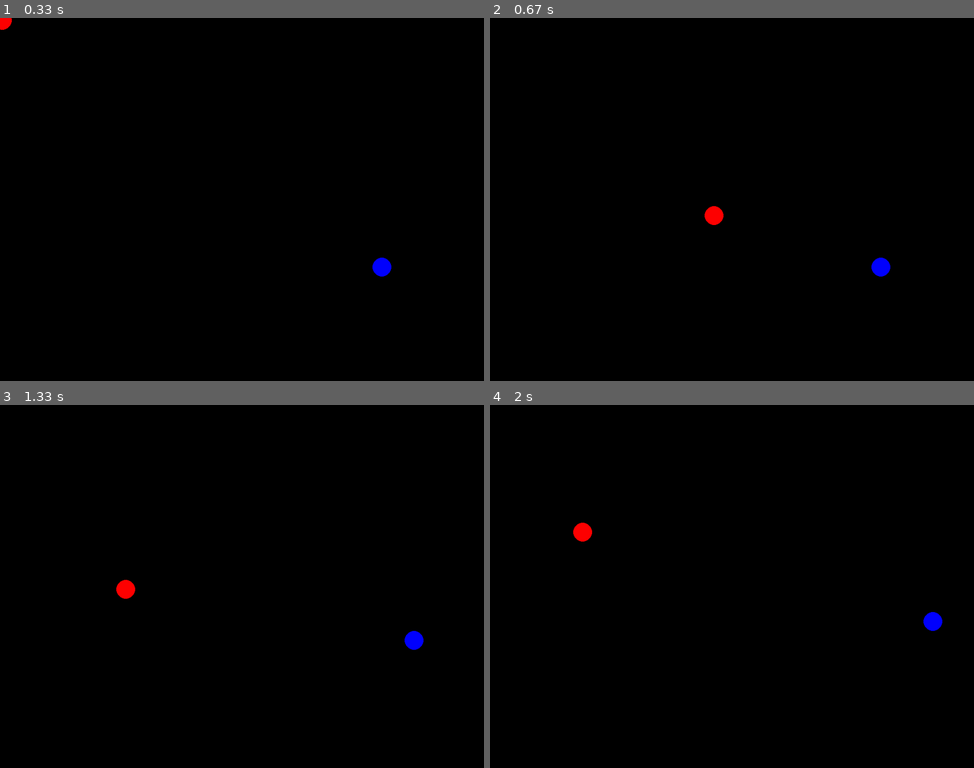
Above: before the commit, frames 1-4 (two rows, left to right).
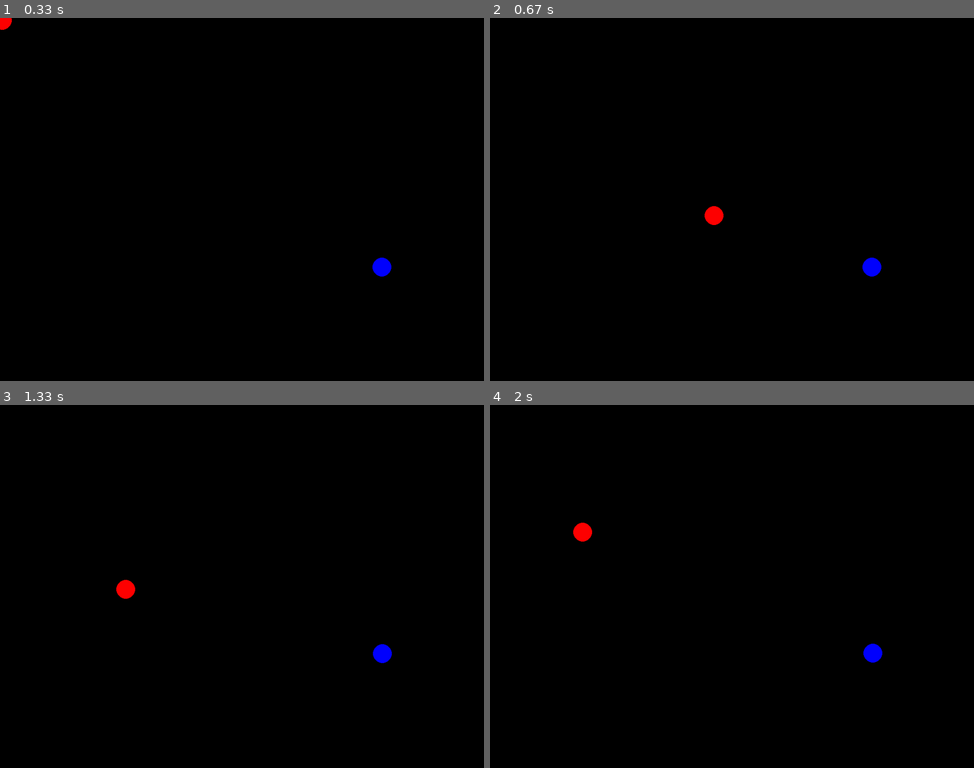
Above: after the commit, the same moments.

Repository: DiogoBotton/Python_Learn
Game: pygame game, started from AirHockey/colisao.py
Same seed, same stepped clock (60 frames per second), same inputs: the game is played once before the commit and once after it.
Inputs (mouse positions are in pixels of both pictures, inside the frame that each line leads up to):
- Up to frame 1 (0.33 s): no input
- Up to frame 2 (0.67 s): hold Right from 0.33 s (still down); move the mouse to (712, 214) at 0.37 s
- Up to frame 3 (1.33 s): release Right at 0.8 s; hold Up 0.83-1.13 s; move the mouse to (396, 575) at 0.87 s; hold Right from 1.17 s (still down); move the mouse to (125, 590) at 1.2 s
- Up to frame 4 (2 s): release Right at 1.63 s; hold Left from 1.67 s (still down); move the mouse to (581, 532) at 1.7 s

Frame 1 is identical in both runs. In frame 2, 0.2% of the frame differs, in the area x 76-83%, y 65-72%; in frame 3, 0.3%; in frame 4, 0.3%, in the area x 77-94%, y 57-71%.

Commit message:
airhockey concepts

Diff:
--- a/colisao.py
+++ b/AirHockey/colisao.py
@@ -33,12 +33,15 @@
     x, y = pygame.mouse.get_pos()
     time_now = time.time()
 
-    mouse_velocity = math.sqrt((player.x - x)**2 + (player.y - y)**2) / (time_now - player.tempo)
-    mouse_velocity = mouse_velocity * fps
-    #print(mouse_velocity)
+    dt =  (time_now - player.tempo)
 
-    player.Att_Pos(x,y)
-    player.Att_Vel(mouse_velocity)
+    if dt > 0:
+        mouse_velocity = math.sqrt((player.x - x)**2 + (player.y - y)**2) / dt
+        mouse_velocity = mouse_velocity * fps
+        #print(mouse_velocity)
+
+        player.Att_Pos(x,y)
+        player.Att_Vel(mouse_velocity)
 
 # Função com tipagem de parâmetro
 def Att_Circles(cirs: List[Circulo]):
@@ -46,22 +49,26 @@
         time_now = time.time()
         c_x = c.x
         c_y = c.y
+        local_fps = clock.get_fps() if clock.get_fps() != 0 else 1
 
         if velx > 0:
-            c_x = c.x + velx
+            c_x = c.x + (velx / local_fps)
         if velx < 0:
-            c_x = c.x + velx
+            c_x = c.x + (velx / local_fps)
         if vely > 0:
-            c_y = c.y + vely
+            c_y = c.y + (vely / local_fps)
         if vely < 0:
-            c_y = c.y + vely
+            c_y = c.y + (vely / local_fps)
 
-        c_velocity = math.sqrt((c.x - c_x)**2 + (c.y - c_y)**2) / (time_now - c.tempo)
-        c_velocity = c_velocity
-        print(c_velocity)
+        dt =  (time_now - c.tempo)
 
-        c.Att_Pos(c_x, c_y)
-        c.Att_Vel(c_velocity)
+        if dt > 0:
+            c_velocity = math.sqrt((c.x - c_x)**2 + (c.y - c_y)**2) / dt
+            c_velocity = c_velocity
+            print(c_velocity)
+
+            c.Att_Pos(c_x, c_y)
+            c.Att_Vel(c_velocity)
 
 while True:
     screen.fill((0,0,0))
--- /dev/null
+++ b/AirHockey/colisaoWithThreads.py
@@ -0,0 +1,116 @@
+from typing import List
+import pygame, sys
+import math
+from pygame.locals import *
+import time
+from random import randint
+from threading import Thread
+from classes.circulo import Circulo
+
+def main():
+    pygame.init()
+
+    screenWidth = 1024
+    screenHeight = 768
+    raio_circulo = 20
+    time_player = time.time()
+    fps = 60
+    x, y = pygame.mouse.get_pos()
+    vely = 0
+    velx = 0
+
+    screen = pygame.display.set_mode((screenWidth, screenHeight))
+    pygame.display.set_caption("Cursor")
+    pygame.mouse.set_visible(False)
+    clock = pygame.time.Clock()
+    fonte = pygame.font.SysFont('roboto', 40, True, True)
+
+    player = Circulo(raio_circulo, x, y, 50)
+    circle = Circulo(raio_circulo, randint(raio_circulo, screenWidth - raio_circulo), randint(raio_circulo, screenHeight - raio_circulo), 100)
+
+    circulos = []
+    circulos.append(circle)
+
+    class Att_Pos_Worker(Thread):
+        def __init__(self):
+            Thread.__init__(self)
+
+        def Att_Pos_Player(self):
+            x, y = pygame.mouse.get_pos()
+            time_now = time.time()
+
+            dt = (time_now - player.tempo)
+
+            if dt > 0:
+                mouse_velocity = math.sqrt((player.x - x)**2 + (player.y - y)**2) / dt
+                mouse_velocity = mouse_velocity * fps
+                #print(mouse_velocity)
+
+                player.Att_Pos(x,y)
+                player.Att_Vel(mouse_velocity)
+
+        # Função com tipagem de parâmetro
+        def Att_Circles(self, cirs: List[Circulo]):
+            for c in cirs:
+                time_now = time.time()
+                c_x = c.x
+                c_y = c.y
+
+                if velx > 0:
+                    c_x = c.x + velx
+                if velx < 0:
+                    c_x = c.x + velx
+                if vely > 0:
+                    c_y = c.y + vely
+                if vely < 0:
+                    c_y = c.y + vely
+
+                dt = (time_now - c.tempo)
+
+                if dt > 0:
+                    c_velocity = math.sqrt((c.x - c_x)**2 + (c.y - c_y)**2) / dt
+                    c_velocity = c_velocity
+                    #print(c_velocity)
+
+                    c.Att_Pos(c_x, c_y)
+                    c.Att_Vel(c_velocity)
+
+        def run(self):
+            while True:
+                self.Att_Pos_Player()
+                self.Att_Circles(circulos)
+
+    worker = Att_Pos_Worker()
+    worker.daemon = True
+    worker.start()
+
+    while True:
+        screen.fill((0,0,0))
+        #clock.tick(fps)
+
+        for e in pygame.event.get():
+            if e.type == QUIT:
+                pygame.quit()
+                sys.exit()
+            if e.type == KEYDOWN:
+                if e.key == K_UP:
+                    vely -= 1
+                if e.key == K_DOWN:
+                    vely += 1
+                if e.key == K_RIGHT:
+                    velx += 1
+                if e.key == K_LEFT:
+                    velx -= 1
+
+        #Att_Pos_Player()
+
+        circle_player = pygame.draw.circle(screen, (255,0,0), (player.x, player.y), player.raio, 64)
+        for i in circulos:
+            c = pygame.draw.circle(screen, (0,0,255), (i.x, i.y), i.raio, 64)
+
+        #Att_Circles(circulos)
+
+        pygame.display.update()
+
+if __name__ == "__main__":
+    main()
--- a/colisaoWithThreads.py
+++ /dev/null
@@ -1,117 +0,0 @@
-from typing import List
-import pygame, sys
-import math
-from pygame.locals import *
-import time
-from random import randint
-from threading import Thread
-from classes.circulo import Circulo
-
-pygame.init()
-
-screenWidth = 1024
-screenHeight = 768
-raio_circulo = 20
-time_player = time.time()
-fps = 60
-x, y = pygame.mouse.get_pos()
-vely = 0
-velx = 0
-
-screen = pygame.display.set_mode((screenWidth, screenHeight))
-pygame.display.set_caption("Cursor")
-pygame.mouse.set_visible(False)
-clock = pygame.time.Clock()
-fonte = pygame.font.SysFont('roboto', 40, True, True)
-
-player = Circulo(raio_circulo, x, y, 50)
-circle = Circulo(raio_circulo, randint(raio_circulo, screenWidth - raio_circulo), randint(raio_circulo, screenHeight - raio_circulo), 100)
-
-circulos = []
-circulos.append(circle)
-
-class Att_Pos_Worker(Thread):
-    def __init__(self):
-        Thread.__init__(self)
-
-    def Att_Pos_Player(self):
-        x, y = pygame.mouse.get_pos()
-        time_now = time.time()
-
-        dt = (time_now - player.tempo)
-
-        if dt > 0:
-            mouse_velocity = math.sqrt((player.x - x)**2 + (player.y - y)**2) / dt
-            mouse_velocity = mouse_velocity * fps
-            #print(mouse_velocity)
-
-            player.Att_Pos(x,y)
-            player.Att_Vel(mouse_velocity)
-
-    # Função com tipagem de parâmetro
-    def Att_Circles(self, cirs: List[Circulo]):
-        for c in cirs:
-            time_now = time.time()
-            c_x = c.x
-            c_y = c.y
-
-            if velx > 0:
-                c_x = c.x + velx
-            if velx < 0:
-                c_x = c.x + velx
-            if vely > 0:
-                c_y = c.y + vely
-            if vely < 0:
-                c_y = c.y + vely
-
-            dt = (time_now - c.tempo)
-
-            if dt > 0:
-                c_velocity = math.sqrt((c.x - c_x)**2 + (c.y - c_y)**2) / dt
-                c_velocity = c_velocity
-                #print(c_velocity)
-
-                c.Att_Pos(c_x, c_y)
-                c.Att_Vel(c_velocity)
-
-    def run(self):
-        while True:
-            self.Att_Pos_Player()
-            self.Att_Circles(circulos)
-
-def main():
-    for x in range(4):
-        worker = Att_Pos_Worker()
-        worker.daemon = True
-        worker.start()
-
-    while True:
-        screen.fill((0,0,0))
-        clock.tick(fps)
-
-        for e in pygame.event.get():
-            if e.type == QUIT:
-                pygame.quit()
-                sys.exit()
-            if e.type == KEYDOWN:
-                if e.key == K_UP:
-                    vely -= 1
-                if e.key == K_DOWN:
-                    vely += 1
-                if e.key == K_RIGHT:
-                    velx += 1
-                if e.key == K_LEFT:
-                    velx -= 1
-
-        #Att_Pos_Player()
-
-        circle_player = pygame.draw.circle(screen, (255,0,0), (player.x, player.y), player.raio, 64)
-        for i in circulos:
-            c = pygame.draw.circle(screen, (0,0,255), (i.x, i.y), i.raio, 64)
-
-        #Att_Circles(circulos)
-
-        pygame.display.update()
-
-if __name__ == "__main__":
-    main()
Renamed: classes/circulo.py -> AirHockey/classes/circulo.py
